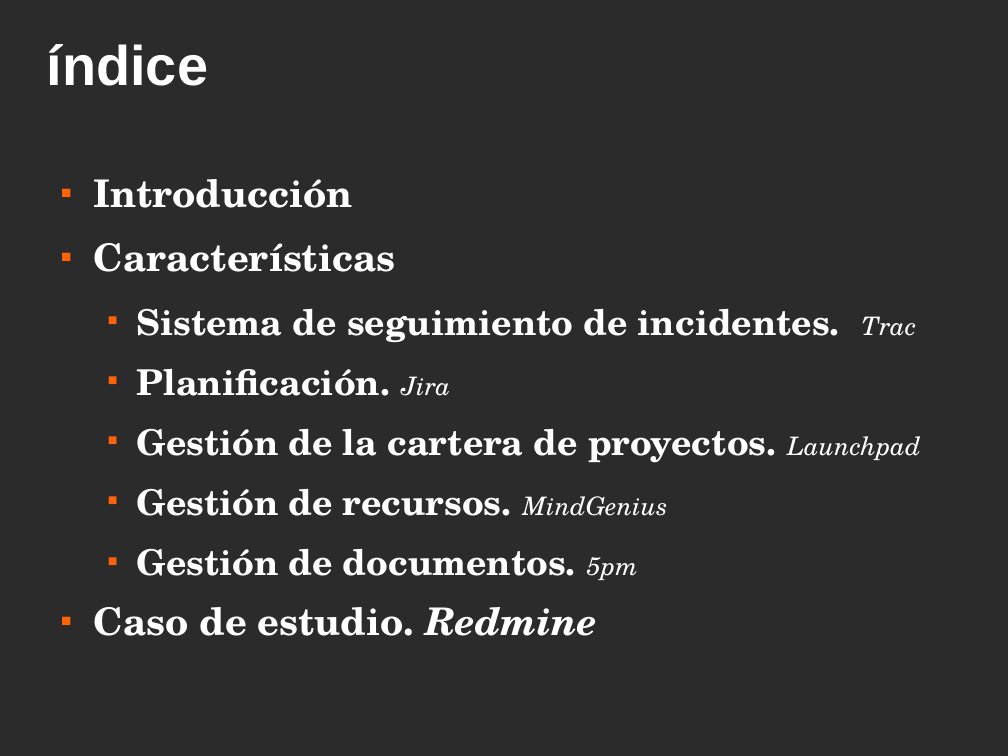
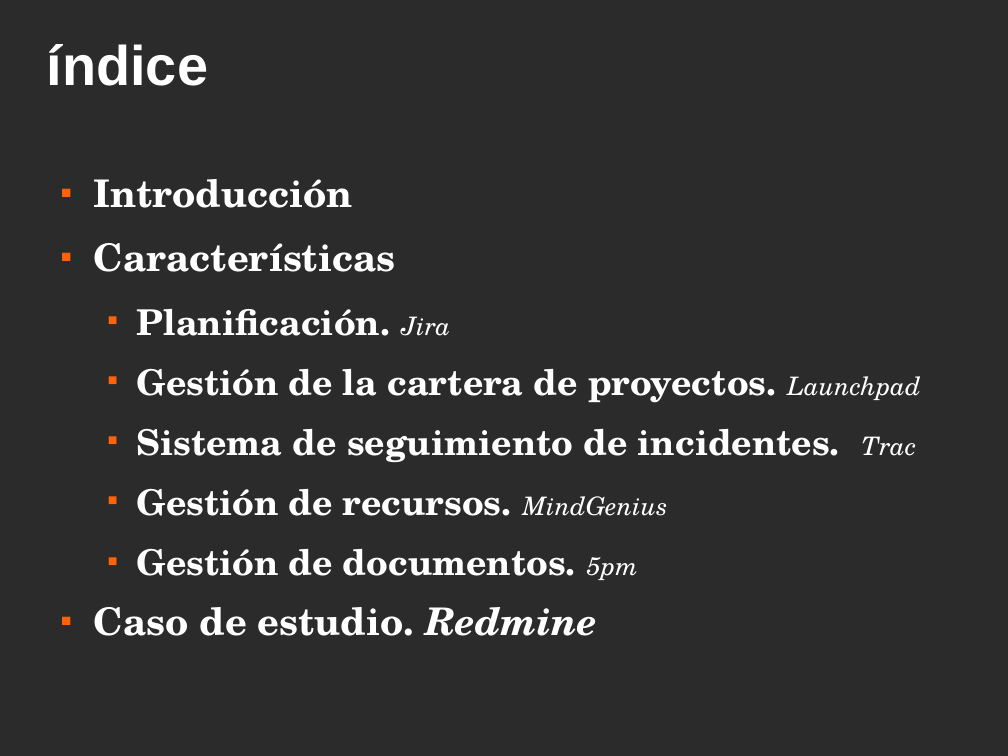
Before and after one commit to srug86/trabajos5oesi.sistcolab, a slide deck: slide 2 of slices/slices.odp. Drawn at 1008x756 pixels with LibreOffice and Linux fonts; fonts in the diff are those of the drawing; background and template pictures are left out; a plain dark background stands for a picture behind light text. Boxes give left, top, right and bottom in pixels: in the first picture for what was removed or moved away, otherwise in the second. Text is boxed around its words. In the diff, an @@ line names an element or a change of style, - is before the commit and + after.

```diff
--- a/slices/slices.odp
+++ b/slices/slices.odp
@@ text at <box>137,309,917,342</box>: paragraph removed @@
-  ■ Sistema de seguimiento de incidentes. Trac
@@ text at <box>137,429,917,462</box>: paragraph added @@
+  ■ Sistema de seguimiento de incidentes. Trac
```
Also in this commit, not shown: 7 other slides changed, 2 slides added.
